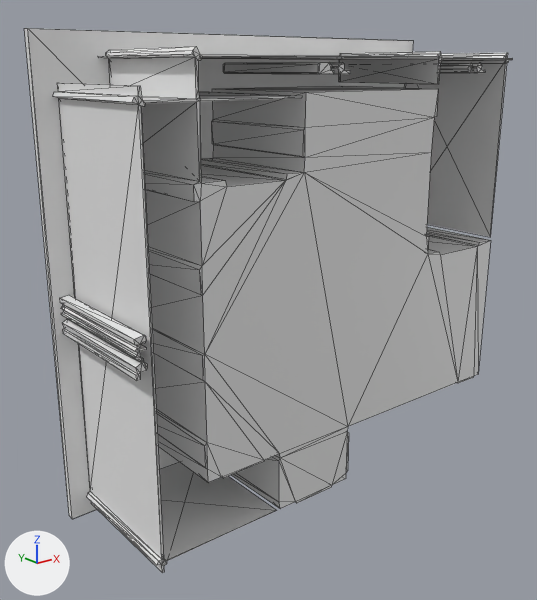
What one commit did to the glTF model version one/out_3d/70_1.glb.
One viewpoint serves both versions: a 50 mm camera at (-5.42, -13.73, 9.34) aimed at (4.5, -1.33, 4.38). Lighting does not change. The marker at lower left points along +X, +Y and +Z. Mesh edges are drawn as thin lines. Where no turn or scale is listed for an object, it has been applied to the vertices.

Names of what the first picture shows: 'geometry_0'.
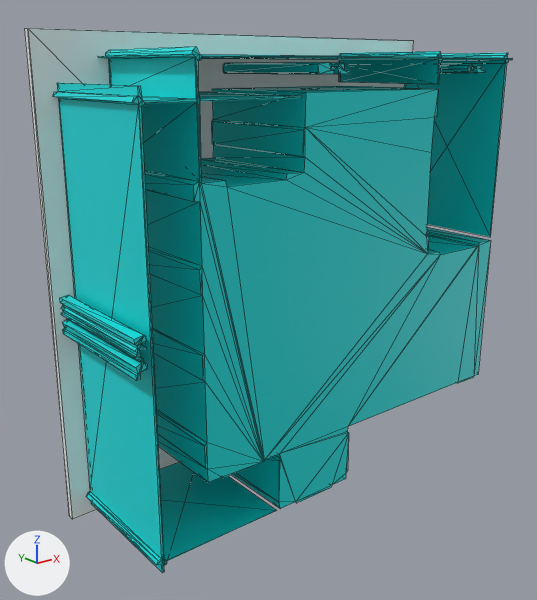
Boxes [x1, y1, x2, y2] around the edits, measured in the pictures (537 x 600 px; the box of a moved part takes in the faces that stretch with it):
part 1 of me_geometry_0, moved or reshaped: [133, 51, 509, 573] in both
part 2 of me_geometry_0, recoloured (grey to cyan): [24, 28, 512, 572] in both

What changed in the scene script:
```text
Add mat_defaultmaterial:
    mat_defaultmaterial = bpy.data.materials.new('DefaultMaterial')
    mat_defaultmaterial.use_nodes = True; mat_defaultmaterial.node_tree.nodes.clear()
    _N = mat_defaultmaterial.node_tree.nodes; _L = mat_defaultmaterial.node_tree.links
    n0 = _N.new('ShaderNodeOutputMaterial'); n0.name = 'Material Output'
    n1 = _N.new('ShaderNodeBsdfPrincipled'); n1.name = 'Principled BSDF'
    n2 = _N.new('ShaderNodeVertexColor'); n2.name = 'Color Attribute'
    _L.new(n1.outputs[0], n0.inputs[0])  # 'BSDF' to 'Surface'
    _L.new(n2.outputs[0], n1.inputs[0])  # 'Color' to 'Base Color'
Change me_geometry_0:
    used by ob_geometry_0; location = (0.0, 0.0, 0.0)
    remove me_geometry_0.from_pydata(...)  # 410 vertices, 788 faces; spans x 0.0..10.23, y -3.15..0.0, z 0.0..9.99
    add me_geometry_0.from_pydata(...)  # 408 vertices, 784 faces; spans x 0.0..10.23, y -3.15..0.0, z 0.0..9.99
    me_geometry_0 part 1
    4 vertices are removed from x 3.45..3.48, y -3.15..-0.15, z 7.34..7.36
    282 faces are deleted
    2 vertices are added at (3.47, -0.15, 7.35), (3.47, -3.15, 7.35)
    278 new faces join them
    me_geometry_0 part 2: 506 faces spanning x 0.0..10.23, y -3.15..0.0, z 0.0..9.99 switch from no material to mat_defaultmaterial
```
